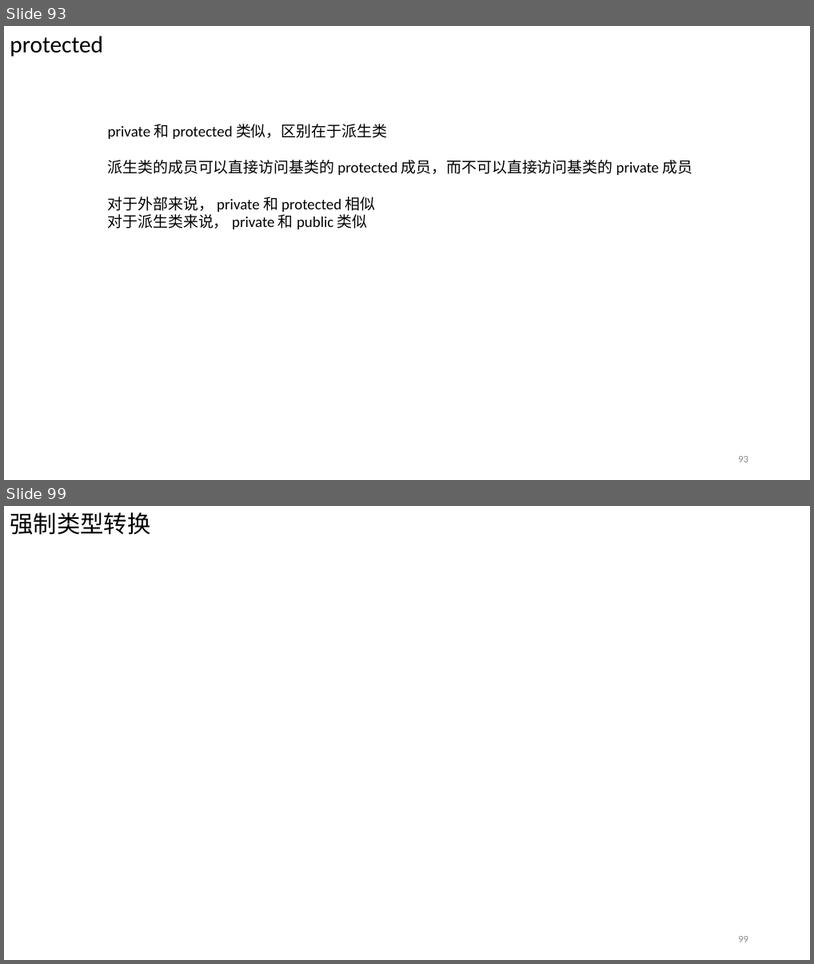
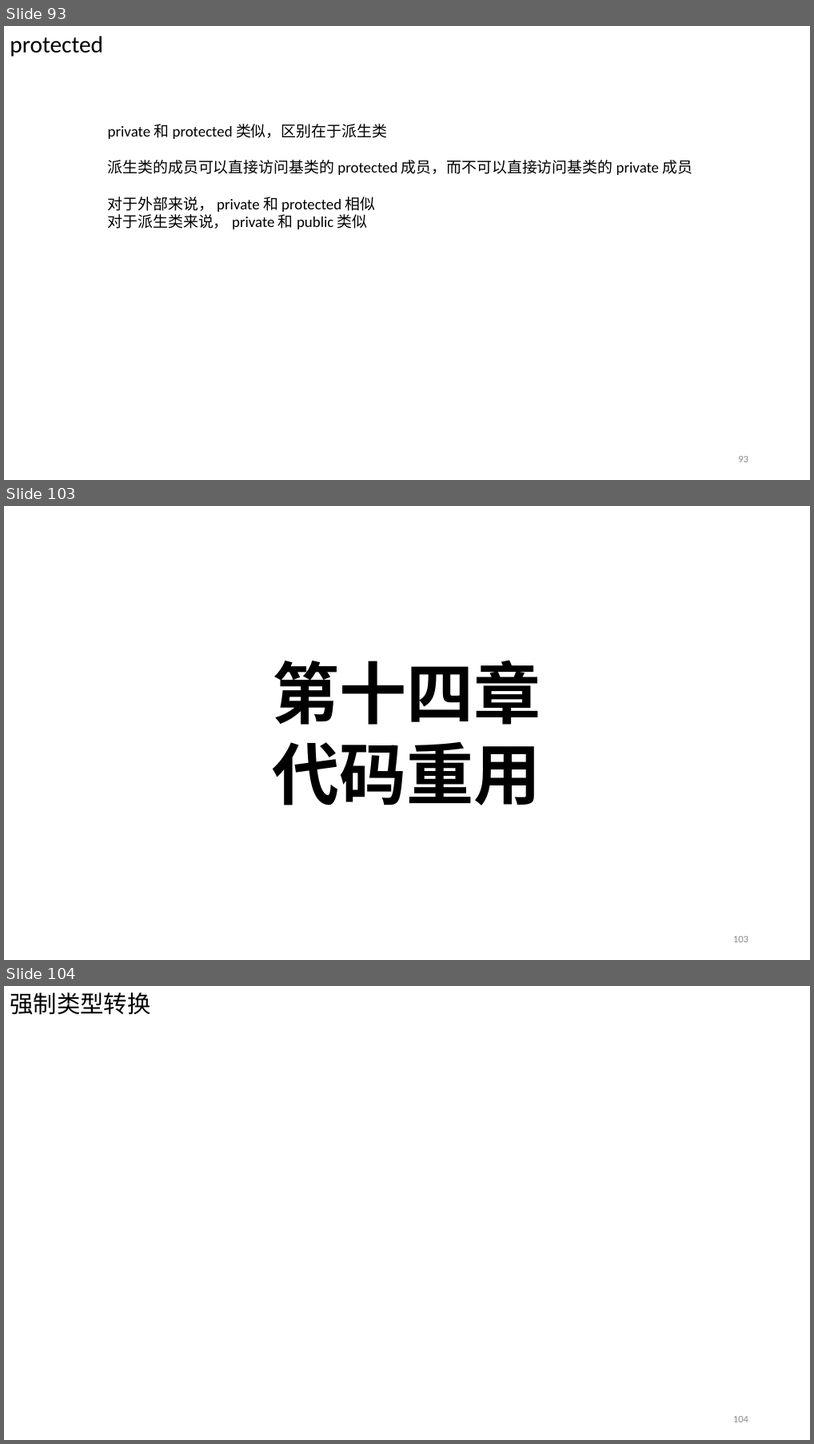
Before and after one commit to Chao200/CPP_Primer_Plus, a slide deck: C++ Primer Plus.pptx. Shown one above the other, each under a label of ours: slides 93 and 99 before the commit, slides 93, 103 and 104 after it; the slides between them are not shown. The pictures are 814x964 and 814x1444 pixels, drawn with LibreOffice and Linux fonts; fonts in the diff are those of the drawing. Boxes give left, top, right and bottom in pixels: in the first picture for what was removed or moved away, otherwise in the second. Text is boxed around its words. In the diff, an @@ line names an element or a change of style, - is before the commit and + after.

```diff
--- a/C++ Primer Plus.pptx
+++ b/C++ Primer Plus.pptx
@@ slide 103 added at (4,506,810,960), background #FFFFFF @@
@@ text added at (273,660,542,805), 80 pt, text #000000, bold @@
+第十四章
+代码重用
@@ page number added at (734,936,749,942), 12 pt, text #8C8C8C @@
+103
@@ what was slide 99 is now slide 104 @@
@@ page number at (734,1416,749,1422): text changed @@
-99
+104
```
Also in this commit, not shown: 9 other slides added, 5 slides removed.
